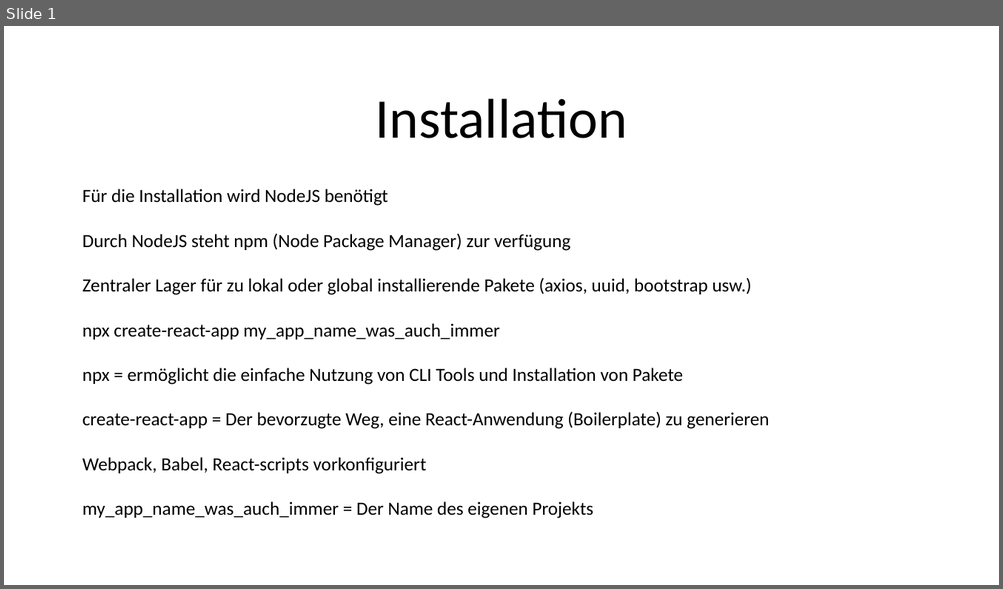
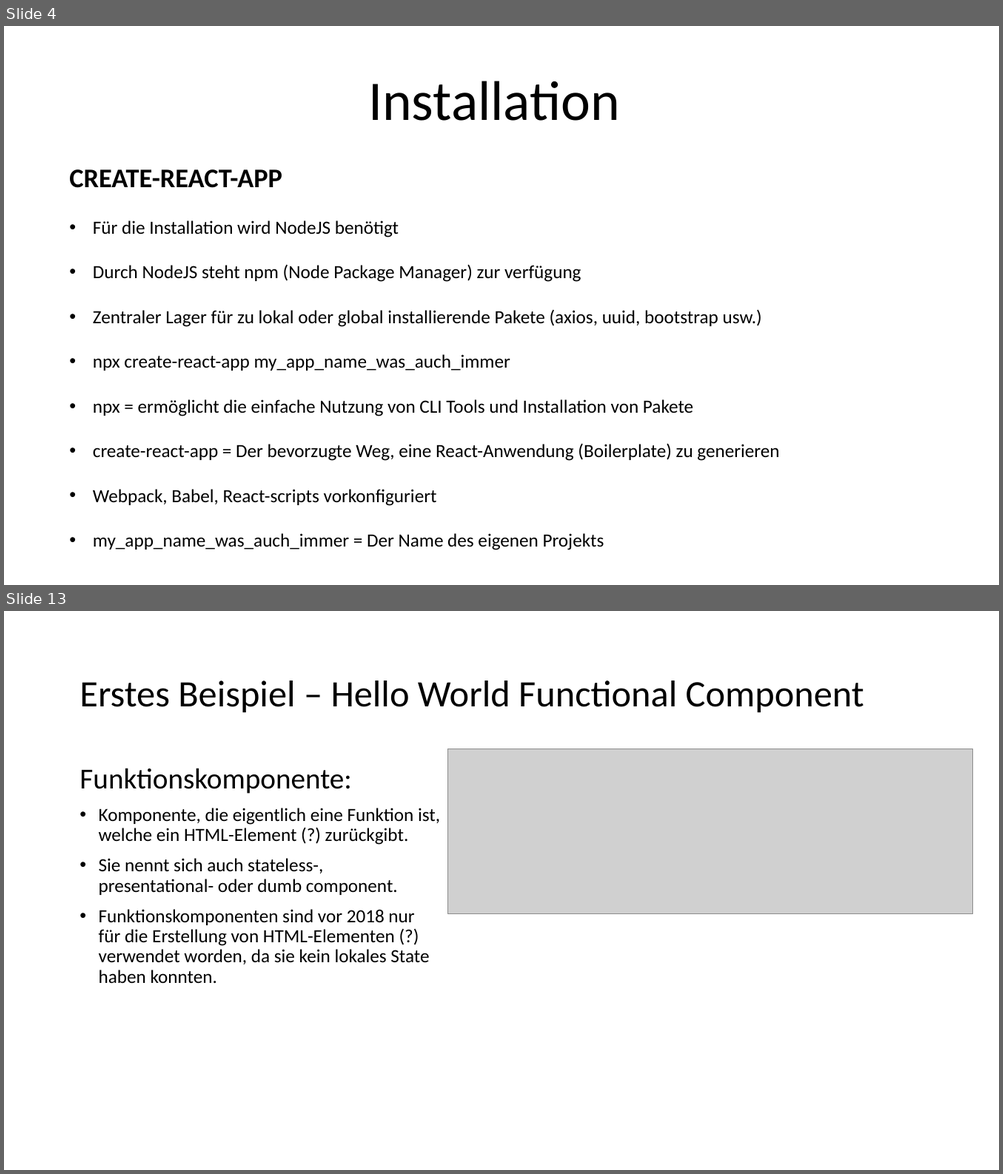
Before and after one commit to szitastamas/react_presentation_drheuer, a slide deck: React_Components.pptx. Shown one above the other, each under a label of ours: slide 1 before the commit, slides 4 and 13 after it; the slides between them are not shown. The pictures are 1003x589 and 1003x1174 pixels, drawn with LibreOffice and Linux fonts; fonts in the diff are those of the drawing; grey boxes stand for pictures. Boxes give left, top, right and bottom in pixels: in the first picture for what was removed or moved away, otherwise in the second. Text is boxed around its words. In the diff, an @@ line names an element or a change of style, - is before the commit and + after.

```diff
--- a/React_Components.pptx
+++ b/React_Components.pptx
@@ slide 13 added at bbox=[4, 611, 999, 1170], background #FFFFFF @@
@@ title added at bbox=[79, 681, 864, 712], 36 pt, text #000000 @@
+Erstes Beispiel – Hello World Functional Component
@@ picture added at bbox=[448, 749, 973, 914] @@
@@ text added at bbox=[79, 768, 440, 983], 18 pt, text #000000 @@
+Funktionskomponente:
+• Komponente, die eigentlich eine Funktion ist, welche ein HTML-Element (?) zurückgibt.
+• Sie nennt sich auch stateless-, presentational- oder dumb component.
+• Funktionskomponenten sind vor 2018 nur für die Erstellung von HTML-Elementen (?) verwendet worden, da sie kein lokales State haben konnten.
@@ what was slide 1 is now slide 4 @@
@@ slide 4 changed as well @@
@@ title "Installation": place and size @@
-title "Installation" at bbox=[375, 99, 627, 138]
+title "Installation" at bbox=[368, 81, 620, 121]
@@ text "CREATE-REACT-APP": place and size @@
-text "CREATE-REACT-APP" at bbox=[82, 189, 768, 519]
+text "CREATE-REACT-APP" at bbox=[69, 170, 779, 551]
@@ text at bbox=[69, 170, 282, 188]: paragraph added @@
+CREATE-REACT-APP
@@ text at bbox=[93, 221, 779, 551]: bullet none to • @@
```
Also in this commit, not shown: 12 other slides added, 1 slide removed, 32 other files.
